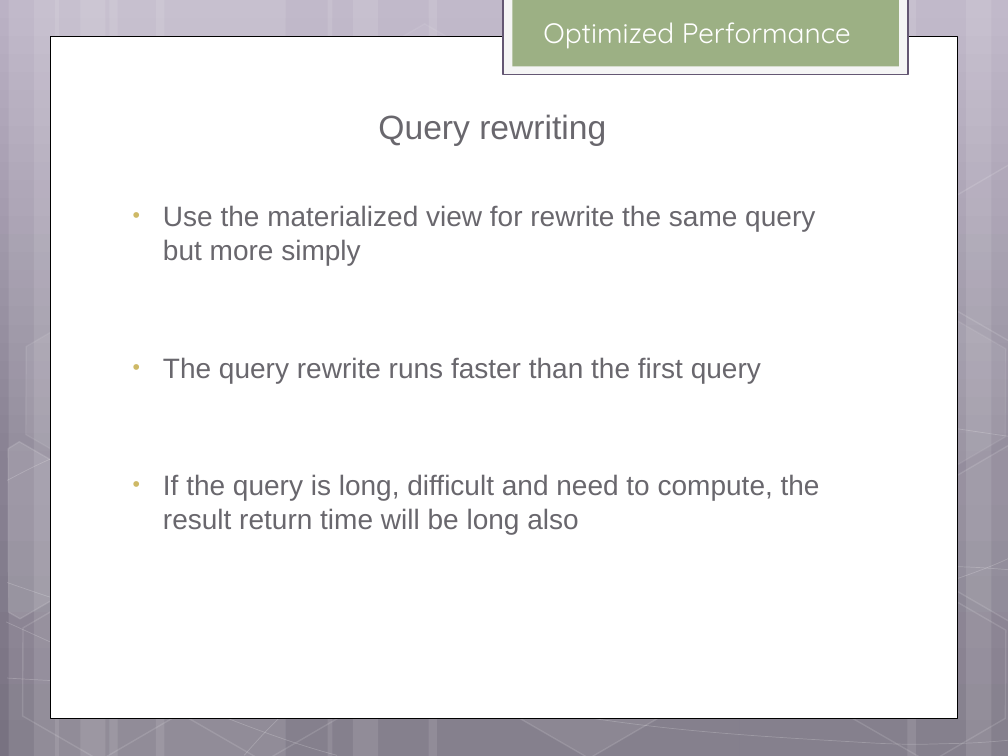
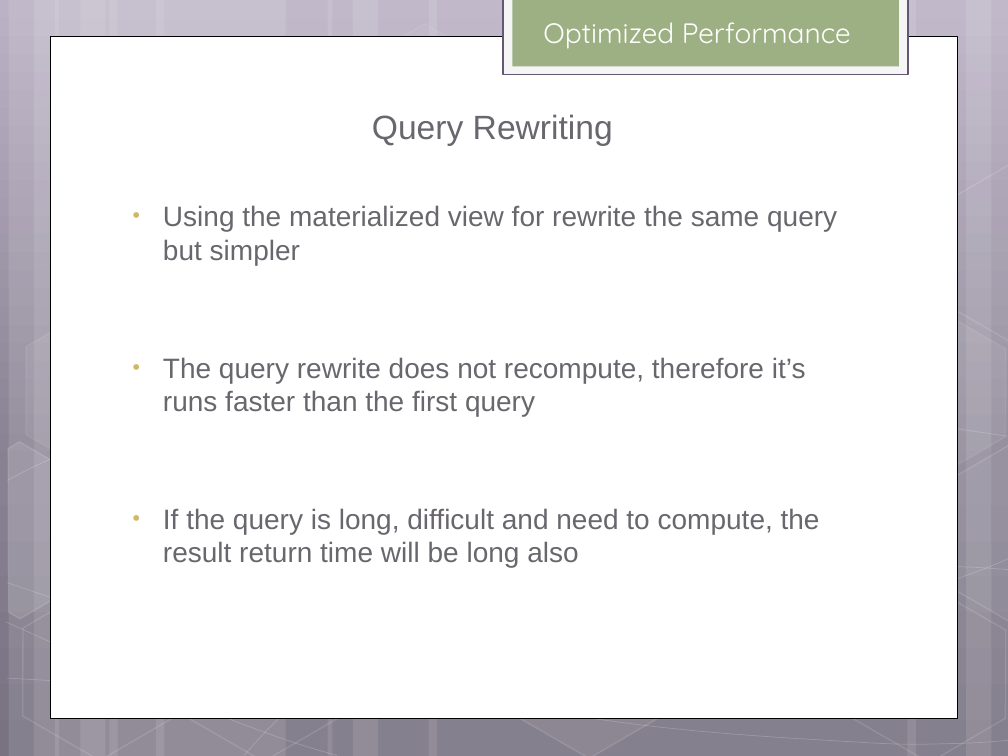
Before and after one commit to helpcat/bigdataworkshop2, a slide deck: slide 24 of slides/MonetDB workshop.pptx (slide 18 before the commit). Drawn at 1008x756 pixels with LibreOffice and Linux fonts; fonts in the diff are those of the drawing. Boxes give left, top, right and bottom in pixels: in the first picture for what was removed or moved away, otherwise in the second. Text is boxed around its words. In the diff, an @@ line names an element or a change of style, - is before the commit and + after.

```diff
--- a/slides/MonetDB workshop.pptx
+++ b/slides/MonetDB workshop.pptx
@@ text at <box>163,114,837,416</box>: text changed @@
-Query rewriting
-• Use the materialized view for rewrite the same query but more simply
-• The query rewrite runs faster than the first query
+Query Rewriting
+• Using the materialized view for rewrite the same query but simpler
+• The query rewrite does not recompute, therefore it’s runs faster than the first query
```
Also in this commit, not shown: 22 other slides changed, 7 slides added, 1 slide removed.
